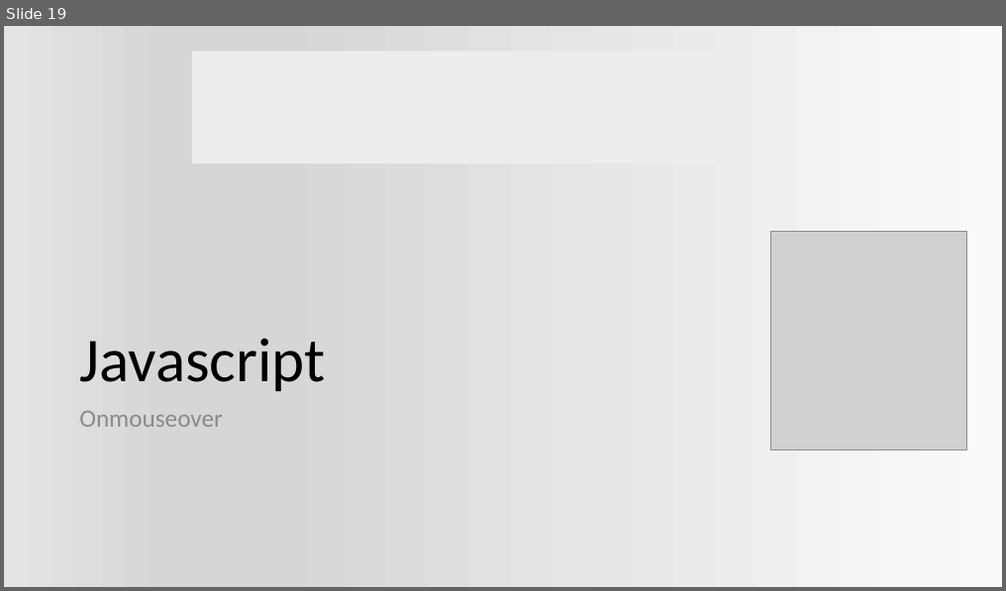
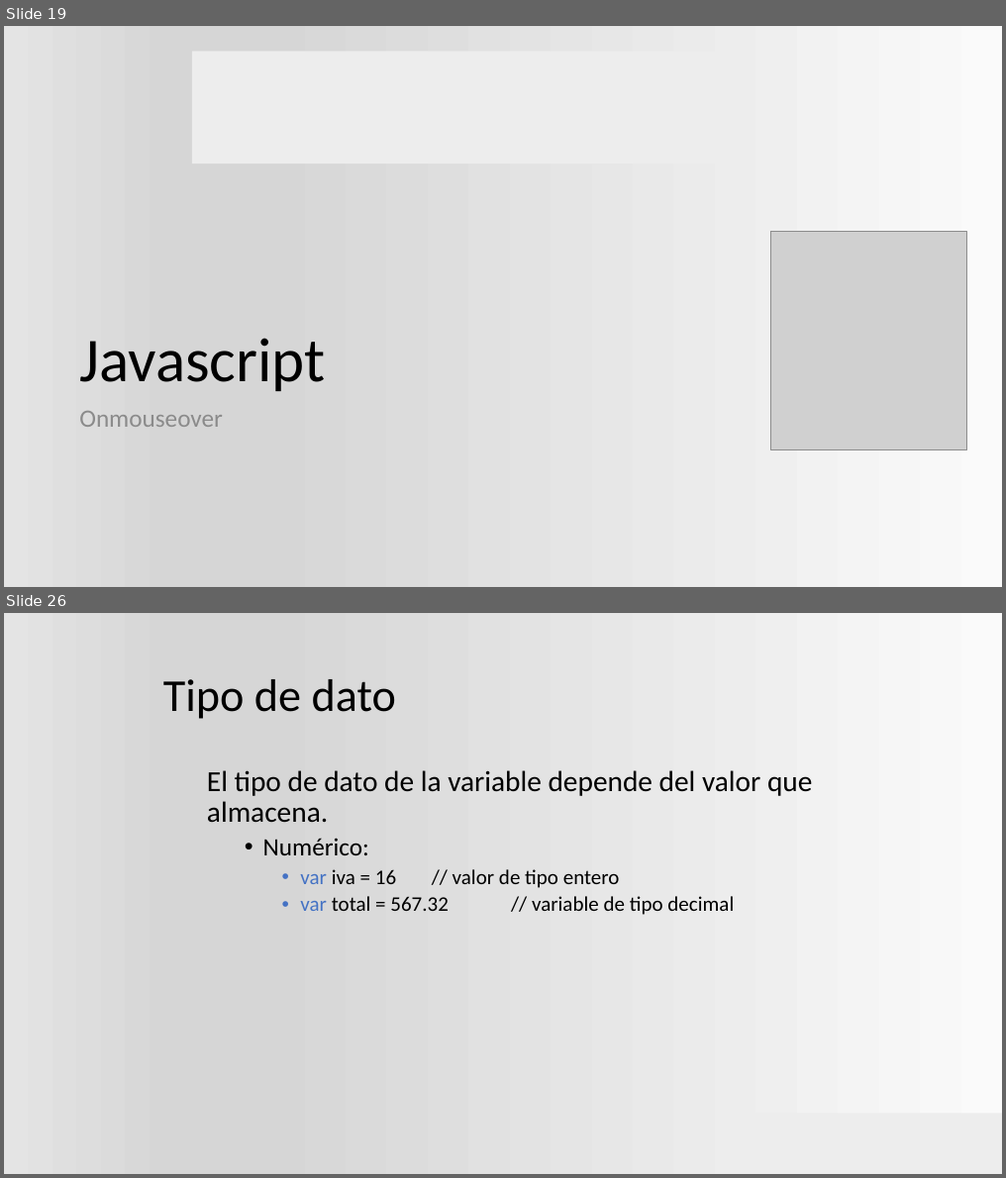
Before and after one commit to ProfVillegas/CECyTe, a slide deck: Aplicacion_js.pptx. Shown one above the other, each under a label of ours: slide 19 before the commit, slides 19 and 26 after it; the slides between them are not shown. The pictures are 1006x591 and 1006x1178 pixels, drawn with LibreOffice and Linux fonts; fonts in the diff are those of the drawing; grey boxes stand for pictures; background and template pictures are left out. Boxes give left, top, right and bottom in pixels: in the first picture for what was removed or moved away, otherwise in the second. Text is boxed around its words. In the diff, an @@ line names an element or a change of style, - is before the commit and + after.

```diff
--- a/Aplicacion_js.pptx
+++ b/Aplicacion_js.pptx
@@ slide 26 added at (4,613,1002,1174), background gradient #FAFAFA to #D7D7D7 to #E4E4E4 @@
@@ title added at (163,679,396,719), 44 pt, text #000000 @@
+Tipo de dato
@@ text added at (207,770,812,915), 20 pt, text #000000 @@
+El tipo de dato de la variable depende del valor que almacena.
+  • Numérico:
+    • var iva = 16 // valor de tipo entero
+    • var total = 567.32 // variable de tipo decimal
@@ rectangle added at (719,1114,1002,1174), fill #EDEDED @@
```
Also in this commit, not shown: 1 slide changed, 28 other slides added, 1 other file.
